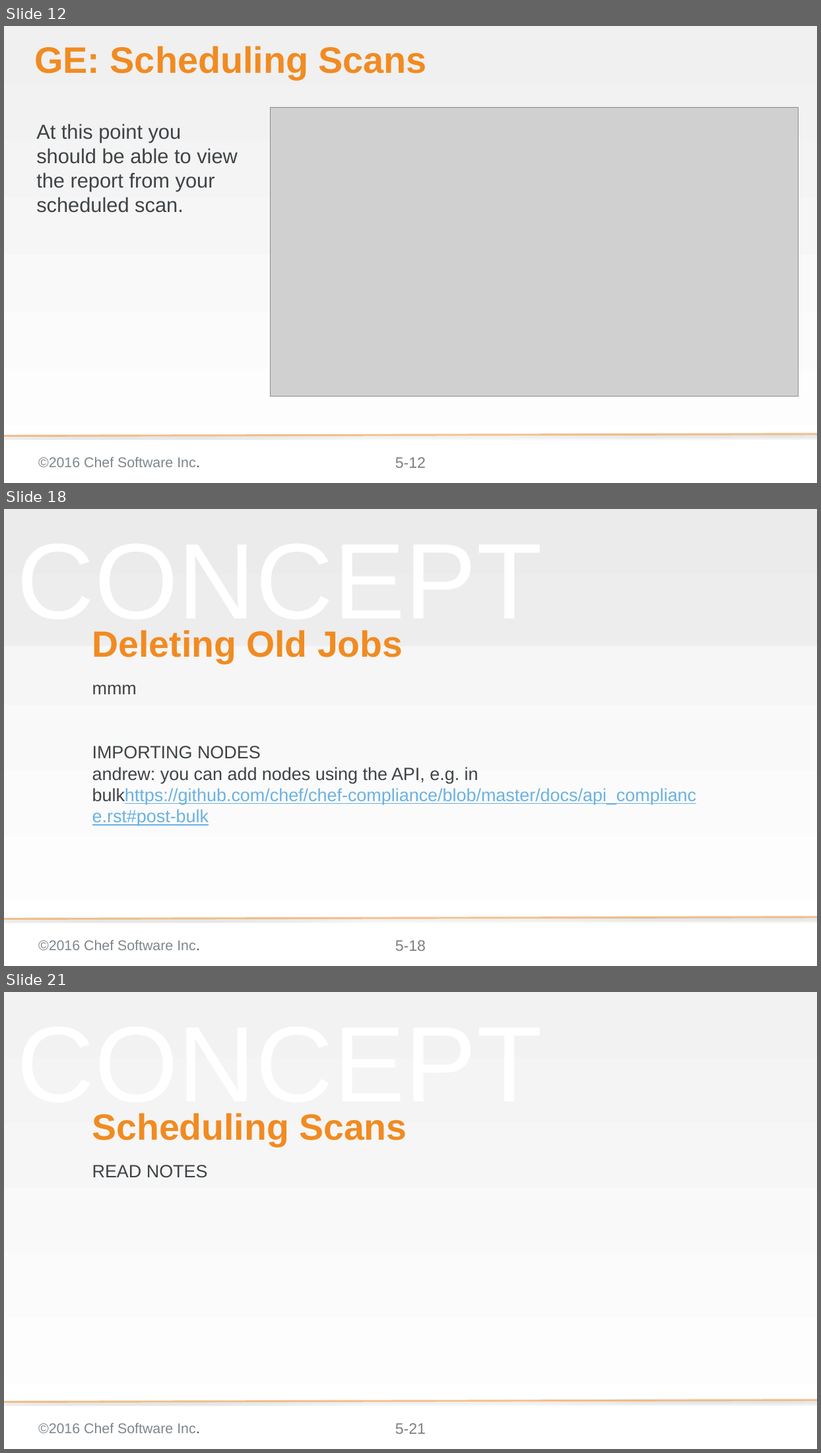
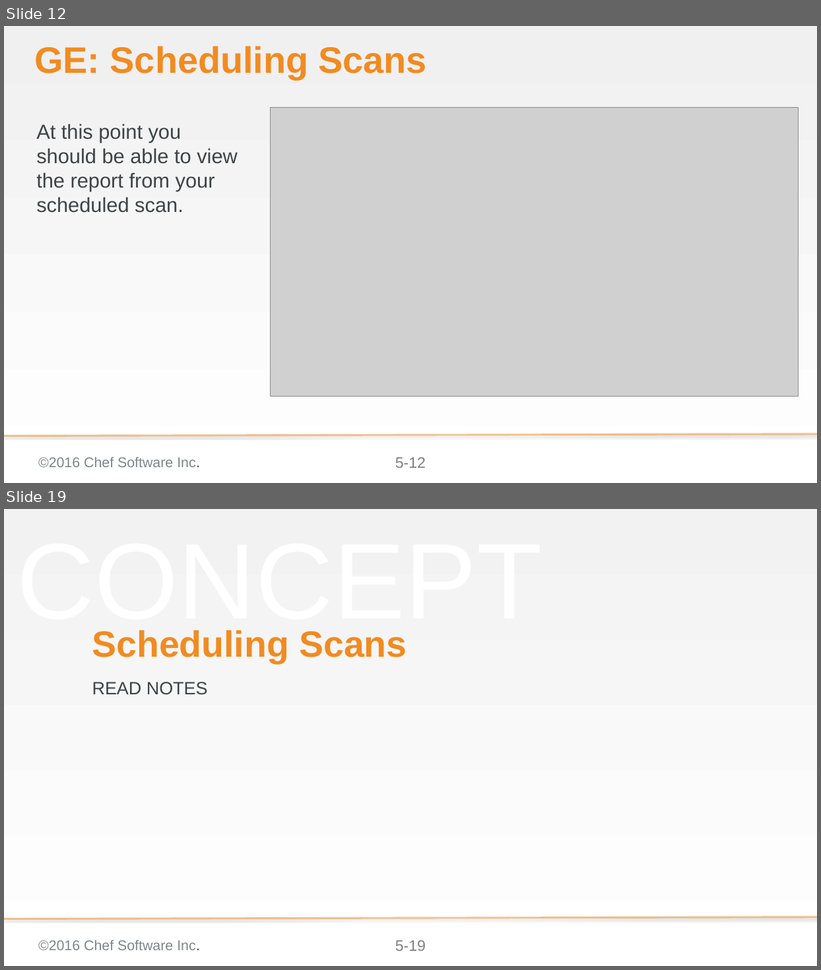
Before and after one commit to bchamby/chef-compliance-installation-configuration-operation, a slide deck: 05-scheduling-scans-reports.pptx. Shown one above the other, each under a label of ours: slides 12, 18 and 21 before the commit, slides 12 and 19 after it; the slides between them are not shown. The pictures are 821x1453 and 821x970 pixels, drawn with LibreOffice and Linux fonts; fonts in the diff are those of the drawing; grey boxes stand for pictures; background and template pictures are left out. Boxes give left, top, right and bottom in pixels: in the first picture for what was removed or moved away, otherwise in the second. Text is boxed around its words. In the diff, an @@ line names an element or a change of style, - is before the commit and + after.

```diff
--- a/05-scheduling-scans-reports.pptx
+++ b/05-scheduling-scans-reports.pptx
@@ slide 18 removed at bbox=[4, 509, 817, 966], background gradient #F2F2F2 to #FFFFFF; not listed: 4 template elements that a slide beside it also shows @@
@@ rectangle removed at bbox=[4, 509, 817, 646] @@
@@ title removed at bbox=[92, 630, 403, 663] @@
-Deleting Old Jobs
@@ subtitle removed at bbox=[92, 685, 697, 826] @@
-mmm
-IMPORTING NODES
-andrew: you can add nodes using the API, e.g. in bulkhttps://github.com/chef/chef-compliance/blob/master/docs/api_compliance.rst#post-bulk
@@ what was slide 21 is now slide 19 @@
@@ page number at bbox=[395, 941, 426, 951]: text changed @@
-5-21
+5-19
```
Also in this commit, not shown: 5 slides changed, 3 slides added, 5 other slides removed.
